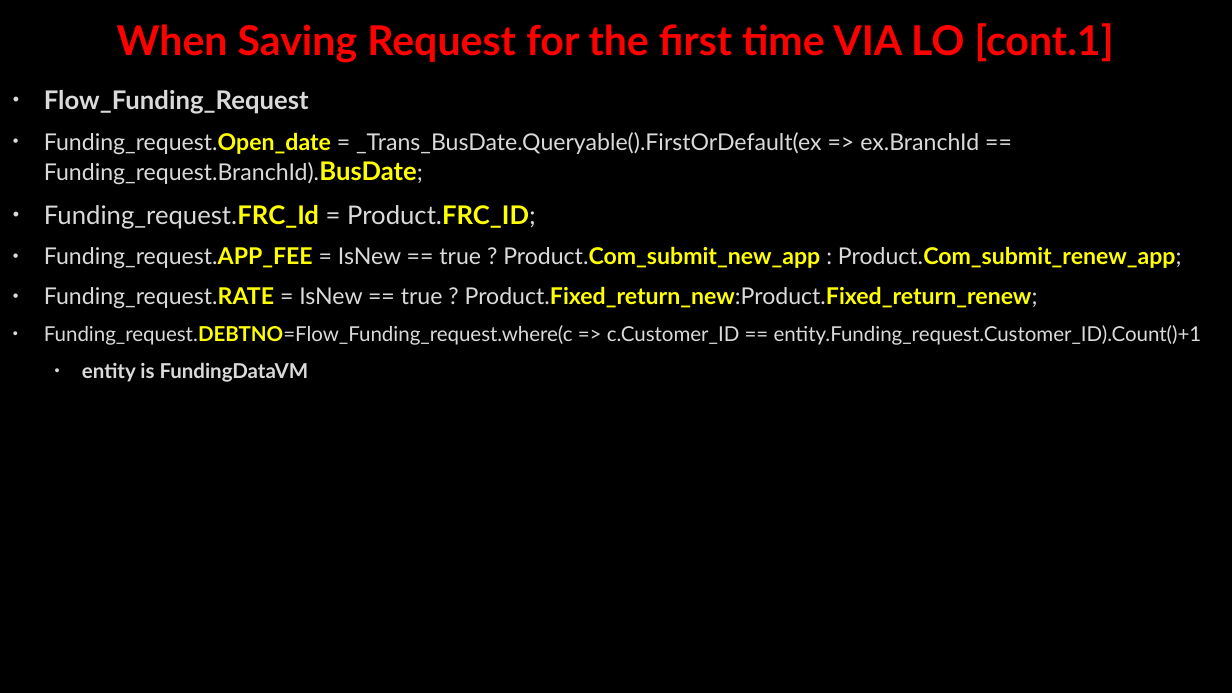
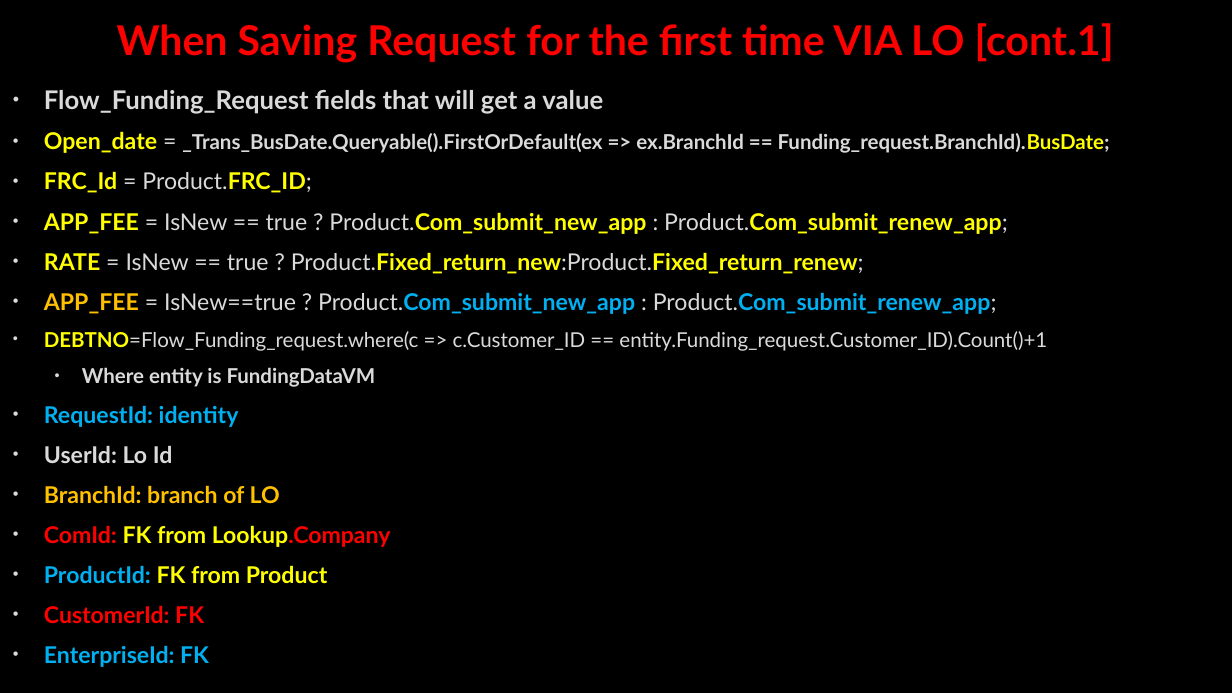
Before and after one commit to AhmedMohamedSamir1/Summary, a slide deck: slide 17 of Dot Net/Business.pptx (slide 19 before the commit). Drawn at 1232x693 pixels with LibreOffice and Linux fonts; fonts in the diff are those of the drawing; background and template pictures are left out. Boxes give left, top, right and bottom in pixels: in the first picture for what was removed or moved away, otherwise in the second. Text is boxed around its words. In the diff, an @@ line names an element or a change of style, - is before the commit and + after.

```diff
--- a/Dot Net/Business.pptx
+++ b/Dot Net/Business.pptx
@@ text at [44,90,1110,667]: text changed; bold on @@
-• Flow_Funding_Request
-• Funding_request.Open_date = _Trans_BusDate.Queryable().FirstOrDefault(ex => ex.BranchId == Funding_request.BranchId).BusDate;
-• Funding_request.FRC_Id = Product.FRC_ID;
-• Funding_request.APP_FEE = IsNew == true ? Product.Com_submit_new_app : Product.Com_submit_renew_app;
-• Funding_request.RATE = IsNew == true ? Product.Fixed_return_new:Product.Fixed_return_renew;
-• Funding_request.DEBTNO=Flow_Funding_request.where(c => c.Customer_ID == entity.Funding_request.Customer_ID).Count()+1
-  • entity is FundingDataVM
+• Flow_Funding_Request fields that will get a value
+• Open_date = _Trans_BusDate.Queryable().FirstOrDefault(ex => ex.BranchId == Funding_request.BranchId).BusDate;
+• FRC_Id = Product.FRC_ID;
+• APP_FEE = IsNew == true ? Product.Com_submit_new_app : Product.Com_submit_renew_app;
+• RATE = IsNew == true ? Product.Fixed_return_new:Product.Fixed_return_renew;
+• APP_FEE = IsNew==true ? Product.Com_submit_new_app : Product.Com_submit_renew_app;
+• DEBTNO=Flow_Funding_request.where(c => c.Customer_ID == entity.Funding_request.Customer_ID).Count()+1
+  • Where entity is FundingDataVM
+• RequestId: identity
+• UserId: Lo Id
+• BranchId: branch of LO
+• ComId: FK from Lookup.Company
+• ProductId: FK from Product
+• CustomerId: FK
+• EnterpriseId: FK
```
Also in this commit, not shown: 11 other slides changed, 23 slides added, 3 slides removed, 1 other file.
